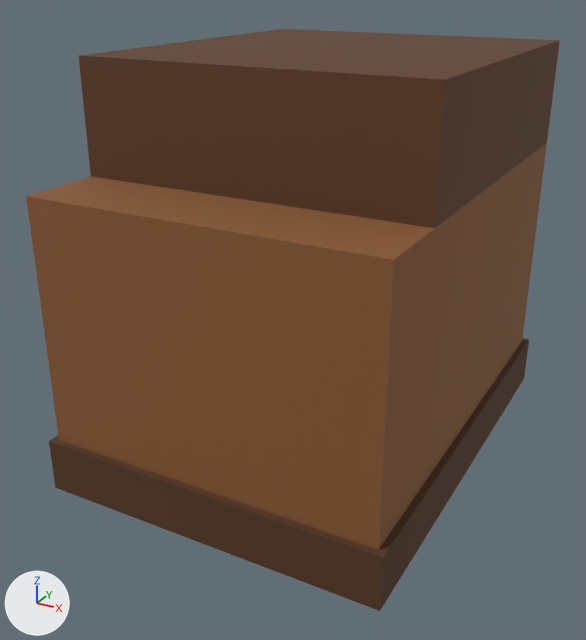
What one commit did to the glTF model assets/models/armours/trail_boots.glb.
The view is the same before and after, from a 50 mm camera at (0.266, -0.525, 0.245) aimed at (-0.008, -0.027, -0.004). Lighting does not change. The marker at lower left points along +X, +Y and +Z. The older version comes first. Vertices at exactly the same position are counted once.

In view in the first picture: 'trail_boots'.
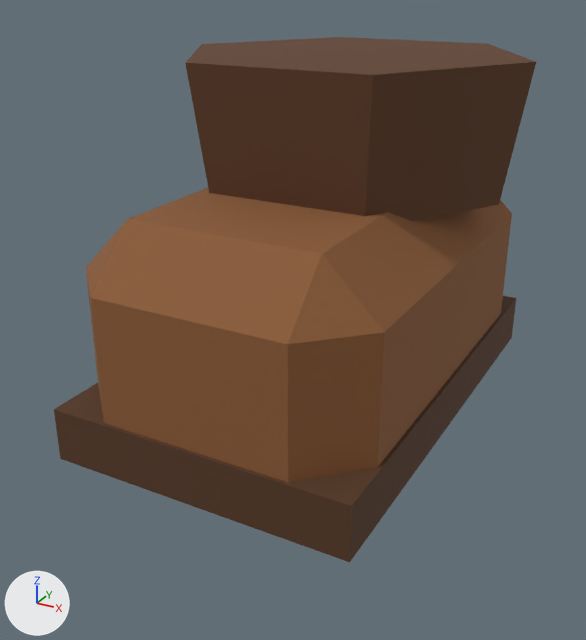
What differs and where, as boxes [x1, y1, x2, y2] in the pictures (586 x 640 px):
'trail_boots', reshaped (10% narrower, 10% shorter)
    before: [26, 29, 560, 611]
    after: [54, 37, 536, 562]
part 1 of me_trail_boots, added (brown)
    after: [54, 296, 516, 562]
part 2 of me_trail_boots, added (brown)
    after: [185, 37, 536, 221]
part 3 of me_trail_boots, rebuilt (18% narrower, 28% shorter)
    before: [26, 143, 547, 550]
    after: [86, 188, 512, 482]
part 4 of me_trail_boots, deleted (brown)
    before: [79, 29, 560, 228]
part 5 of me_trail_boots, deleted (brown)
    before: [49, 339, 529, 611]

The change, as a list of edits to the scene's bpy script:
```text
Add mat_pal_matte:
    mat_pal_matte = bpy.data.materials.new('pal_matte')
    mat_pal_matte.use_nodes = True; mat_pal_matte.node_tree.nodes.clear()
    _N = mat_pal_matte.node_tree.nodes; _L = mat_pal_matte.node_tree.links
    n0 = _N.new('ShaderNodeBsdfPrincipled'); n0.name = 'Principled BSDF'
    n0.inputs[2].default_value = 0.85  # 'Roughness'
    n1 = _N.new('ShaderNodeOutputMaterial'); n1.name = 'Material Output'
    n2 = _N.new('ShaderNodeVertexColor'); n2.name = 'Color Attribute'
    _L.new(n0.outputs[0], n1.inputs[0])  # 'BSDF' to 'Surface'
    _L.new(n2.outputs[0], n0.inputs[0])  # 'Color' to 'Base Color'
Change me_trail_boots:
    used by ob_trail_boots; location = (0.0, 0.0, 0.0)
    remove me_trail_boots.from_pydata(...)  # 24 vertices, 36 faces; spans x -0.13..0.13, y -0.17..0.17, z -0.11..0.19
    remove me_trail_boots.materials.append(mat_pal_leather)  # brown #8b5a33
    remove me_trail_boots.materials.append(mat_pal_leather_dark)  # brown #5e3b22
    remove me_trail_boots.materials.append(mat_pal_wood_dark)  # brown #55361f
    add me_trail_boots.from_pydata(...)  # 44 vertices, 76 faces; spans x -0.135..0.135, y -0.177..0.177, z -0.075..0.185
    me_trail_boots part 1: a new loose piece, a box spanning x -0.112..0.112, y -0.177..0.177, z -0.075..-0.035, in mat_pal_matte
    me_trail_boots part 2: a new loose piece, a 6-sided cut cone along z (radius 0.12 at the low end, 0.135 at the high end) spanning x -0.135..0.135, y -0.067..0.167, z 0.085..0.185, in mat_pal_matte
    me_trail_boots part 3: the loose piece of 8 vertices spanning x -0.125..0.125, y -0.165..0.165, z -0.11..0.11 is rebuilt with 24 vertices and now spans x -0.11..0.11, y -0.175..0.175, z -0.075..0.095, in mat_pal_matte
    me_trail_boots part 4: the loose piece of 8 vertices spanning x -0.125..0.125, y -0.105..0.165, z 0.11..0.19 is deleted
    me_trail_boots part 5: the loose piece of 8 vertices spanning x -0.13..0.13, y -0.17..0.17, z -0.11..-0.07 is deleted
    add me_trail_boots.materials.append(mat_pal_matte)
```
